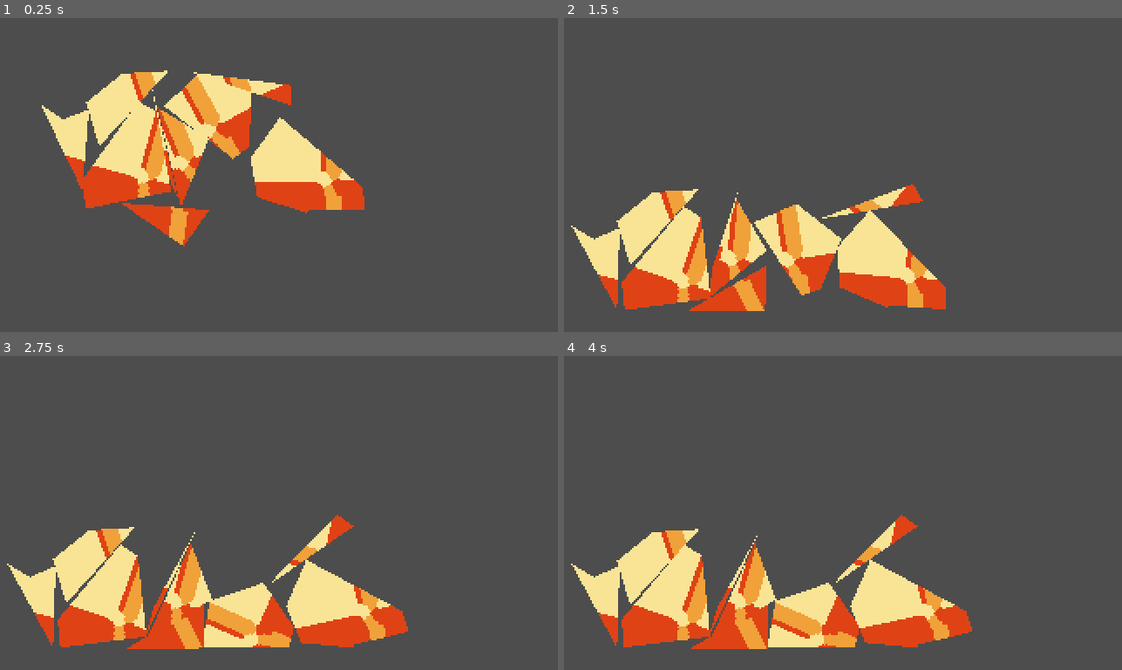
Above: before the commit, frames 1-4 (two rows, left to right).
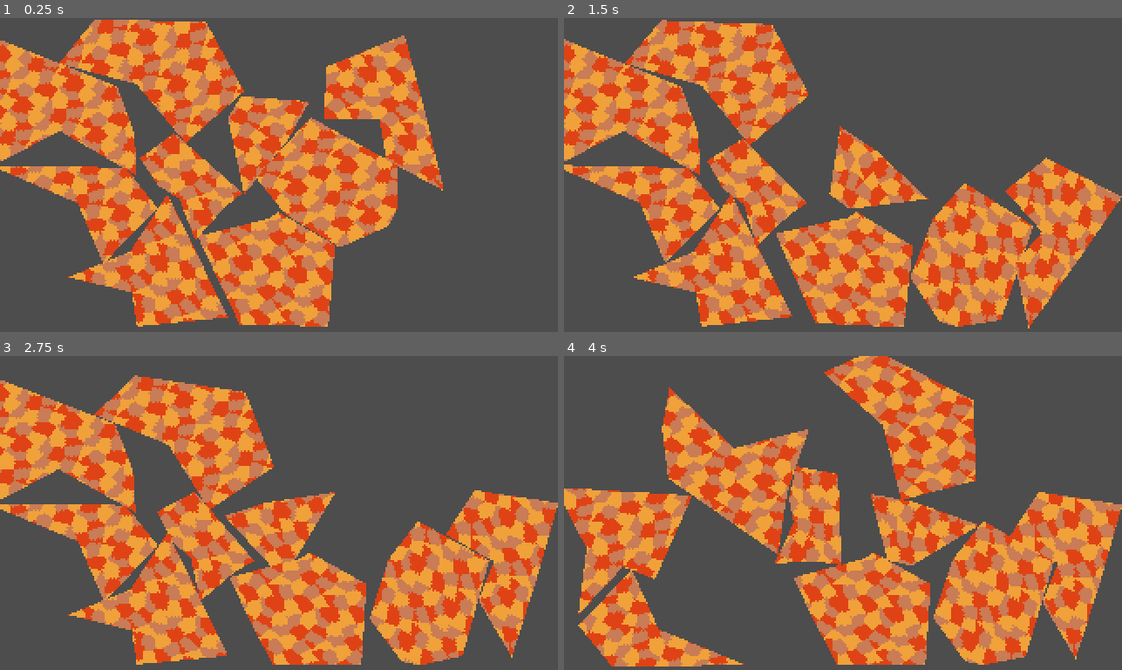
Above: after the commit, the same moments.

Repository: Ninesliced/ludumdare-57
Game: Godot game, scene res://scenes/cooking/cooking_interface.tscn
Same seed, same stepped clock (60 frames per second), same inputs: the game is played once before the commit and once after it. This scene is started directly instead of the project's main scene. The engine's default icon, where the game draws it, is replaced by a stand-in: a white triangle on a blue panel in a dark square.
Inputs (mouse positions are in pixels of both pictures, inside the frame that each line leads up to):
- Up to frame 1 (0.25 s): no input
- Up to frame 2 (1.5 s): drag from (809, 190) to (898, 105) at 0.52 s; drag from (770, 253) to (815, 237) at 1.27 s
- Up to frame 3 (2.75 s): move the mouse to (106, 575) at 2.02 s; hold A (left) from 2.03 s (still down); tap J (burrow) at 2.1 s; click (106, 575) at 2.17 s
- Up to frame 4 (4 s): release A (left) at 2.75 s; drag from (714, 604) to (675, 465) at 2.77 s; drag from (731, 588) to (870, 513) at 3.52 s

The runs differ from the first frame. In frame 1, 47% of the frame differs, in the area x 0-80%, y 0-99%; in frame 2, 48%; in frame 3, 49%; in frame 4, 51%, in the area x 0-100%, y 0-99%.

Commit message:
Cooking stuff

Diff:
--- a/project.godot
+++ b/project.godot
@@ -38,18 +38,6 @@
 "events": [Object(InputEventKey,"resource_local_to_scene":false,"resource_name":"","device":-1,"window_id":0,"alt_press …(195 unchanged characters)…
 ]
 }
-up={
-"deadzone": 0.2,
-"events": [Object(InputEventKey,"resource_local_to_scene":false,"resource_name":"","device":-1,"window_id":0,"alt_pressed":false,"shift_pressed":false,"ctrl_pressed":false,"meta_pressed":false,"pressed":false,"keycode":0,"physical_keycode":4194320,"key_label":0,"unicode":0,"location":0,"echo":false,"script":null)
-, Object(InputEventKey,"resource_local_to_scene":false,"resource_name":"","device":-1,"window_id":0,"alt_pressed":false,"shift_pressed":false,"ctrl_pressed":false,"meta_pressed":false,"pressed":false,"keycode":0,"physical_keycode":87,"key_label":0,"unicode":122,"location":0,"echo":false,"script":null)
-]
-}
-down={
-"deadzone": 0.2,
-"events": [Object(InputEventKey,"resource_local_to_scene":false,"resource_name":"","device":-1,"window_id":0,"alt_pressed":false,"shift_pressed":false,"ctrl_pressed":false,"meta_pressed":false,"pressed":false,"keycode":0,"physical_keycode":4194322,"key_label":0,"unicode":0,"location":0,"echo":false,"script":null)
-, Object(InputEventKey,"resource_local_to_scene":false,"resource_name":"","device":-1,"window_id":0,"alt_pressed":false,"shift_pressed":false,"ctrl_pressed":false,"meta_pressed":false,"pressed":false,"keycode":0,"physical_keycode":83,"key_label":0,"unicode":115,"location":0,"echo":false,"script":null)
-]
-}
 right={
 "deadzone": 0.2,
 "events": [Object(InputEventKey,"resource_local_to_scene":false,"resource_name":"","device":-1,"window_id":0,"alt_press …(192 unchanged characters)…
@@ -66,6 +54,18 @@
 "deadzone": 0.2,
 "events": [Object(InputEventKey,"resource_local_to_scene":false,"resource_name":"","device":-1,"window_id":0,"alt_press …(191 unchanged characters)…
 , Object(InputEventKey,"resource_local_to_scene":false,"resource_name":"","device":-1,"window_id":0,"alt_pressed":false …(182 unchanged characters)…
+]
+}
+up={
+"deadzone": 0.2,
+"events": [Object(InputEventKey,"resource_local_to_scene":false,"resource_name":"","device":-1,"window_id":0,"alt_pressed":false,"shift_pressed":false,"ctrl_pressed":false,"meta_pressed":false,"pressed":false,"keycode":0,"physical_keycode":4194320,"key_label":0,"unicode":0,"location":0,"echo":false,"script":null)
+, Object(InputEventKey,"resource_local_to_scene":false,"resource_name":"","device":-1,"window_id":0,"alt_pressed":false,"shift_pressed":false,"ctrl_pressed":false,"meta_pressed":false,"pressed":false,"keycode":0,"physical_keycode":87,"key_label":0,"unicode":122,"location":0,"echo":false,"script":null)
+]
+}
+down={
+"deadzone": 0.2,
+"events": [Object(InputEventKey,"resource_local_to_scene":false,"resource_name":"","device":-1,"window_id":0,"alt_pressed":false,"shift_pressed":false,"ctrl_pressed":false,"meta_pressed":false,"pressed":false,"keycode":0,"physical_keycode":4194322,"key_label":0,"unicode":0,"location":0,"echo":false,"script":null)
+, Object(InputEventKey,"resource_local_to_scene":false,"resource_name":"","device":-1,"window_id":0,"alt_pressed":false,"shift_pressed":false,"ctrl_pressed":false,"meta_pressed":false,"pressed":false,"keycode":0,"physical_keycode":83,"key_label":0,"unicode":115,"location":0,"echo":false,"script":null)
 ]
 }
 burrow={
@@ -86,6 +86,10 @@
 2d_physics/layer_2="Burrowable"
 2d_physics/layer_5="Player"
 
+[physics]
+
+2d/solver/solver_iterations=32
+
 [rendering]
 
 textures/canvas_textures/default_texture_filter=0
--- a/scenes/cooking/cooking_interface.gd
+++ b/scenes/cooking/cooking_interface.gd
@@ -1,7 +1,7 @@
 extends Node2D
 class_name CookingInterface
 
-@onready var mouse_pin: PinJoint2D = $MouseAttractor
+@onready var mouse_pin = $MouseAttractor
 
 # Called when the node enters the scene tree for the first time.
 func _ready():
--- a/scenes/cooking/cooking_interface.tscn
+++ b/scenes/cooking/cooking_interface.tscn
@@ -7,8 +7,7 @@
 [sub_resource type="PhysicsMaterial" id="PhysicsMaterial_6bwup"]
 friction = 0.85
 
-[sub_resource type="RectangleShape2D" id="RectangleShape2D_raq7g"]
-size = Vector2(320, 20)
+[sub_resource type="WorldBoundaryShape2D" id="WorldBoundaryShape2D_vpk3n"]
 
 [node name="CookingInterface" type="Node2D"]
 script = ExtResource("1_vpk3n")
@@ -22,7 +21,7 @@
 
 [node name="CollisionShape2D" type="CollisionShape2D" parent="Walls/StaticBody2D"]
 position = Vector2(160, 177)
-shape = SubResource("RectangleShape2D_raq7g")
+shape = SubResource("WorldBoundaryShape2D_vpk3n")
 
 [node name="StaticBody2D4" type="StaticBody2D" parent="Walls"]
 position = Vector2(-4, -181)
@@ -30,7 +29,8 @@
 
 [node name="CollisionShape2D" type="CollisionShape2D" parent="Walls/StaticBody2D4"]
 position = Vector2(160, 177)
-shape = SubResource("RectangleShape2D_raq7g")
+rotation = -3.14159
+shape = SubResource("WorldBoundaryShape2D_vpk3n")
 
 [node name="StaticBody2D2" type="StaticBody2D" parent="Walls"]
 position = Vector2(-6, 96)
@@ -39,7 +39,7 @@
 
 [node name="CollisionShape2D" type="CollisionShape2D" parent="Walls/StaticBody2D2"]
 position = Vector2(13, 0)
-shape = SubResource("RectangleShape2D_raq7g")
+shape = SubResource("WorldBoundaryShape2D_vpk3n")
 
 [node name="StaticBody2D3" type="StaticBody2D" parent="Walls"]
 position = Vector2(320, 81)
@@ -48,31 +48,32 @@
 
 [node name="CollisionShape2D" type="CollisionShape2D" parent="Walls/StaticBody2D3"]
 position = Vector2(13, 0)
-shape = SubResource("RectangleShape2D_raq7g")
+rotation = -3.14159
+shape = SubResource("WorldBoundaryShape2D_vpk3n")
 
 [node name="Ingredient" parent="." instance=ExtResource("1_6bwup")]
 position = Vector2(92, 36)
 
 [node name="Ingredient3" parent="." instance=ExtResource("1_6bwup")]
-position = Vector2(92, 36)
+position = Vector2(161, 121)
 
 [node name="Ingredient4" parent="." instance=ExtResource("1_6bwup")]
-position = Vector2(92, 36)
+position = Vector2(42, 28)
 
 [node name="Ingredient5" parent="." instance=ExtResource("1_6bwup")]
-position = Vector2(92, 36)
+position = Vector2(142, 51)
 
 [node name="Ingredient6" parent="." instance=ExtResource("1_6bwup")]
-position = Vector2(92, 36)
+position = Vector2(95, 123)
 
 [node name="Ingredient7" parent="." instance=ExtResource("1_6bwup")]
-position = Vector2(92, 36)
+position = Vector2(173, 77)
 
 [node name="Ingredient8" parent="." instance=ExtResource("1_6bwup")]
-position = Vector2(92, 36)
+position = Vector2(49, 63)
 
 [node name="Ingredient9" parent="." instance=ExtResource("1_6bwup")]
-position = Vector2(92, 36)
+position = Vector2(106, 78)
 
 [node name="Ingredient2" parent="." instance=ExtResource("1_6bwup")]
-position = Vector2(181, 59)
+position = Vector2(206, 49)
--- a/scenes/cooking/ingredient.gd
+++ b/scenes/cooking/ingredient.gd
@@ -7,13 +7,13 @@
 @export var drag_spring_force := 30000
 
 @export_category("Polygon")
-@export var min_points := 3
-@export var max_points := 8
-@export var min_radius := 20
-@export var max_radius := 40
+@export var min_angle_step := TAU*0.05
+@export var max_angle_step := TAU*0.2
+@export var min_radius := 10
+@export var max_radius := 60
 
 @onready var polygon: Polygon2D = $Polygon2D
-@onready var collision_shape: CollisionShape2D = $CollisionShape2D
+@onready var collision_shape: CollisionPolygon2D = $CollisionPolygon2D
 
 var dragged := false
 var drag_offset := Vector2.ZERO
@@ -28,23 +28,40 @@
 
 func _get_random_shape():
 	var points = []
-	var nb_points = _rng.randi_range(min_points, max_points)
 
 	var angles = []
-	for i in range(nb_points):
-		angles.append(_rng.randf_range(0, TAU))
+	var angle = 0
+	while angle <= TAU - min_angle_step - max_angle_step:
+		angles.append(angle)
+
+		var step = _rng.randf_range(min_angle_step, max_angle_step)
+		angle += step
+
 	angles.sort()
 
-	for i in range(nb_points):
+	for i in range(angles.size()):
 		var rad = _rng.randf_range(min_radius, max_radius)
 		points.append(Vector2.from_angle(angles[i]) * rad)
 
-	return PackedVector2Array(points)
+	return points
 
 func _generate_shape():
-	var shape = _get_random_shape()
-	polygon.polygon = shape
-	collision_shape.shape.points = shape
+	var points = _get_random_shape()
+	polygon.polygon = PackedVector2Array(points)
+	collision_shape.polygon = PackedVector2Array(points)
+
+
+func _convert_shape_to_concave(points):
+	if points.is_empty():
+		return []
+
+	var out = [points[0]]
+	for i in range(1, points.size()-1):
+		out.append(points[i])
+		out.append(points[i+1])
+	out.append(points[points.size()-1])
+
+	return out
 
 
 func _physics_process(delta):
--- a/scenes/cooking/ingredient.tscn
+++ b/scenes/cooking/ingredient.tscn
@@ -1,14 +1,10 @@
-[gd_scene load_steps=5 format=3 uid="uid://bm14q84sjqj0r"]
+[gd_scene load_steps=4 format=3 uid="uid://bm14q84sjqj0r"]
 
 [ext_resource type="Script" uid="uid://b5snqwegg5hj8" path="res://scenes/cooking/ingredient.gd" id="1_hwoxp"]
 [ext_resource type="Texture2D" uid="uid://crcd6kok7q35s" path="res://assets/images/textures/ruby_texture.png" id="2_6wbjr"]
 
 [sub_resource type="PhysicsMaterial" id="PhysicsMaterial_hwoxp"]
 bounce = 0.25
-
-[sub_resource type="ConvexPolygonShape2D" id="ConvexPolygonShape2D_hwoxp"]
-resource_local_to_scene = true
-points = PackedVector2Array(3, -24, 25, -11, 24, 16, -5, 25, -31, 4, -19, -16)
 
 [node name="Ingredient" type="RigidBody2D" groups=["ingredient"]]
 input_pickable = true
@@ -17,12 +13,11 @@
 freeze_mode = 1
 script = ExtResource("1_hwoxp")
 
-[node name="CollisionShape2D" type="CollisionShape2D" parent="."]
-shape = SubResource("ConvexPolygonShape2D_hwoxp")
+[node name="CollisionPolygon2D" type="CollisionPolygon2D" parent="."]
 
 [node name="Polygon2D" type="Polygon2D" parent="."]
+texture_repeat = 2
 texture = ExtResource("2_6wbjr")
-polygon = PackedVector2Array(41, 18, 33, -16, 101, 94, -11, 29, 17, 15)
 
 [connection signal="end_drag" from="." to="." method="_on_end_drag"]
 [connection signal="input_event" from="." to="." method="_on_input_event"]
--- a/scenes/cooking/mouse_attractor.gd
+++ b/scenes/cooking/mouse_attractor.gd
@@ -3,7 +3,7 @@
 
 # Called when the node enters the scene tree for the first time.
 func _ready():
-	pass # Replace with function body.
+	pass
 
 
 # Called every frame. 'delta' is the elapsed time since the previous frame.
--- a/scenes/cooking/mouse_attractor.tscn
+++ b/scenes/cooking/mouse_attractor.tscn
@@ -4,7 +4,7 @@
 
 [node name="MouseAttractor" type="PinJoint2D"]
 node_a = NodePath("DummyBody")
-softness = 1.29
+bias = 0.9
 script = ExtResource("1_5vqb6")
 
 [node name="DummyBody" type="StaticBody2D" parent="."]
Binary file changed: assets/images/textures/ruby_texture.png
